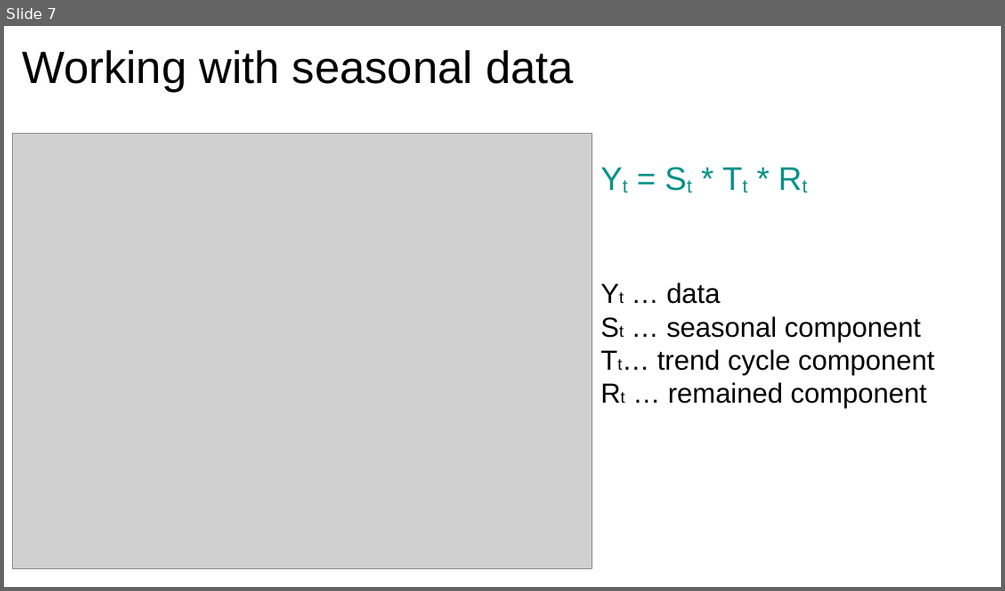
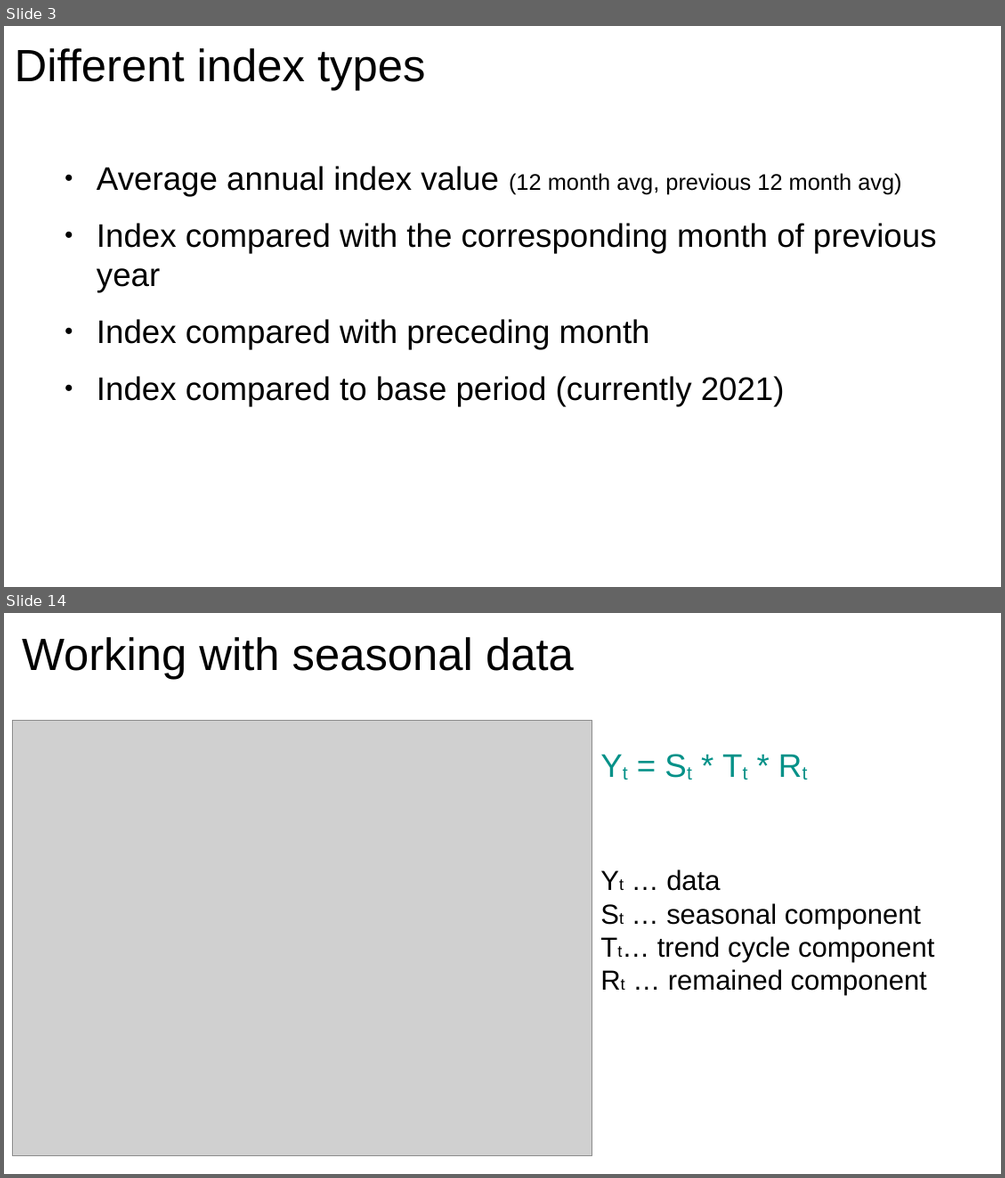
Before and after one commit to xdxdhh/czech_economy_analysis, a slide deck: presentation.odp. Shown one above the other, each under a label of ours: slide 7 before the commit, slides 3 and 14 after it; the slides between them are not shown. The pictures are 1005x591 and 1005x1178 pixels, drawn with LibreOffice and Linux fonts; fonts in the diff are those of the drawing; grey boxes stand for pictures. Boxes give left, top, right and bottom in pixels: in the first picture for what was removed or moved away, otherwise in the second. Text is boxed around its words. In the diff, an @@ line names an element or a change of style, - is before the commit and + after.

```diff
--- a/presentation.odp
+++ b/presentation.odp
@@ slide 3 added at box(4, 26, 1001, 587), background #FFFFFF @@
@@ title added at box(15, 48, 425, 91), 36 pt, text #000000 @@
+Different index types
@@ text added at box(97, 166, 937, 406), 26 pt, text #000000 @@
+● Average annual index value (12 month avg, previous 12 month avg)
+● Index compared with the corresponding month of previous year
+● Index compared with preceding month
+● Index compared to base period (currently 2021)
@@ what was slide 7 is now slide 14 @@
```
Also in this commit, not shown: 5 slides changed, 13 other slides added, 6 slides removed, 15 other files.
